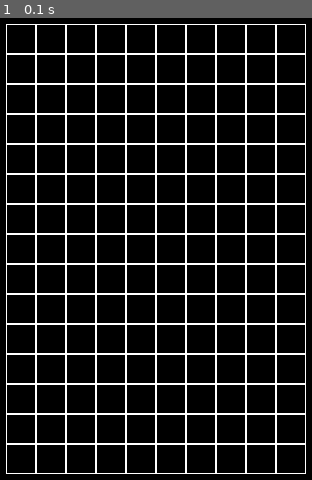
Above: before the commit, frame 1.
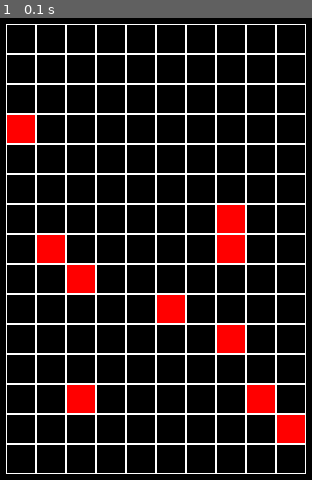
Above: after the commit, the same moment.

Repository: MyFreeR/pyGameSch
Game: pygame game, started from main.py
Two runs of this game, one before a commit and one after it. Both use one fixed random seed, a clock stepped at 60 frames per second and the inputs below.
Inputs:
- Up to frame 1 (0.1 s): no input

The runs differ from the first frame. In frame 1, 5.4% of the frame differs, in the area x 2-98%, y 20-92%.

Commit message:
mns_board_rendered

Diff:
--- a/main.py
+++ b/main.py
@@ -58,6 +58,28 @@
                 self.board[y][x] = 10
                 i += 1
 
+    def render(self, screen):
+        for y in range(self.height):
+            for x in range(self.width):
+
+                # мина - красный квадрат
+                if self.board[y][x] == 10:
+                    pygame.draw.rect(screen, pygame.Color("red"),
+                                     (x * self.cell_size + self.left, y * self.cell_size + self.top,
+                                      self.cell_size,
+                                      self.cell_size))
+
+                if self.board[y][x] >= 0 and self.board[y][x] != 10:
+                    font = pygame.font.Font(None, self.cell_size - 6)
+                    text = font.render(str(self.board[y][x]), 1, (100, 255, 100))
+                    screen.blit(text, (
+                        x * self.cell_size + self.left + 3, y * self.cell_size + self.top + 3))
+
+                pygame.draw.rect(screen, pygame.Color(255, 255, 255),
+                                 (x * self.cell_size + self.left, y * self.cell_size + self.top,
+                                  self.cell_size,
+                                  self.cell_size), 1)
+
 
 def main():
     pygame.init()
